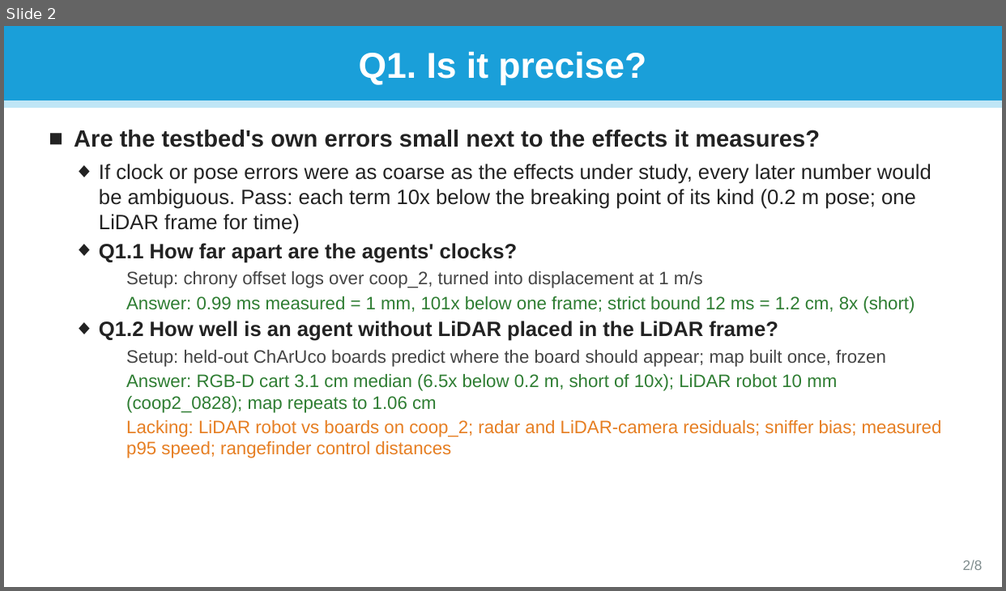
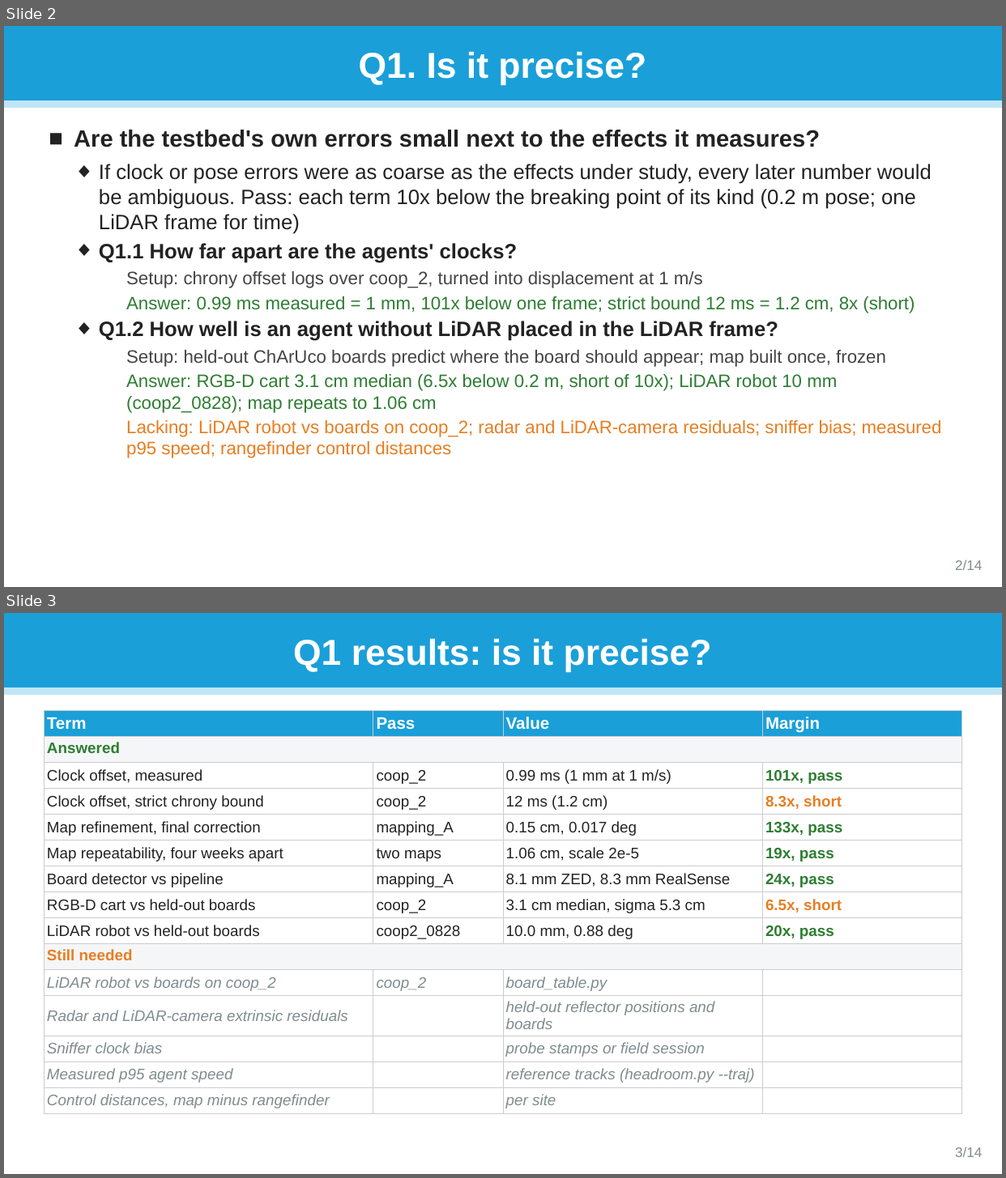
Before and after one commit to jorichee14/Others, a slide deck: scoop_testbed_paper/SCooP-iT_testbed_questions.pptx. Shown one above the other, each under a label of ours: slide 2 before the commit, slides 2 and 3 after it. The pictures are 1006x591 and 1006x1178 pixels, drawn with LibreOffice and Linux fonts; fonts in the diff are those of the drawing. Boxes give left, top, right and bottom in pixels: in the first picture for what was removed or moved away, otherwise in the second. Text is boxed around its words. In the diff, an @@ line names an element or a change of style, - is before the commit and + after.

```diff
--- a/scoop_testbed_paper/SCooP-iT_testbed_questions.pptx
+++ b/scoop_testbed_paper/SCooP-iT_testbed_questions.pptx
@@ slide 3 added at [4, 613, 1002, 1174], background #FFFFFF @@
@@ rectangle added at [4, 613, 1002, 688], fill #1A9FD9, outline #1A9FD9 1 pt @@
@@ text added at [293, 638, 712, 672], 26 pt, text #FFFFFF, bold @@
+Q1 results: is it precise?
@@ rectangle added at [4, 688, 1002, 694], fill #BFE6F6, outline #BFE6F6 1 pt @@
@@ table added at [44, 711, 962, 1112], 15 rows, 4 columns @@
+Term | Pass | Value | Margin
+Answered |  |  | 
+Clock offset, measured | coop_2 | 0.99 ms (1 mm at 1 m/s) | 101x, pass
+Clock offset, strict chrony bound | coop_2 | 12 ms (1.2 cm) | 8.3x, short
+Map refinement, final correction | mapping_A | 0.15 cm, 0.017 deg | 133x, pass
+Map repeatability, four weeks apart | two maps | 1.06 cm, scale 2e-5 | 19x, pass
+Board detector vs pipeline | mapping_A | 8.1 mm ZED, 8.3 mm RealSense | 24x, pass
+RGB-D cart vs held-out boards | coop_2 | 3.1 cm median, sigma 5.3 cm | 6.5x, short
+LiDAR robot vs held-out boards | coop2_0828 | 10.0 mm, 0.88 deg | 20x, pass
+Still needed |  |  | 
+LiDAR robot vs boards on coop_2 | coop_2 | board_table.py | 
+Radar and LiDAR-camera extrinsic residuals |  | held-out reflector positions and boards | 
+Sniffer clock bias |  | probe stamps or field session | 
+Measured p95 agent speed |  | reference tracks (headroom.py --traj) | 
+Control distances, map minus rangefinder |  | per site | 
@@ text added at [955, 1147, 982, 1157], 10 pt, text #7F8C8D @@
+3/14
@@ slide 2 changed as well @@
@@ text at [955, 560, 982, 570]: text changed @@
-2/8
+2/14
```
Also in this commit, not shown: 7 other slides changed, 5 other slides added, 1 other file.
